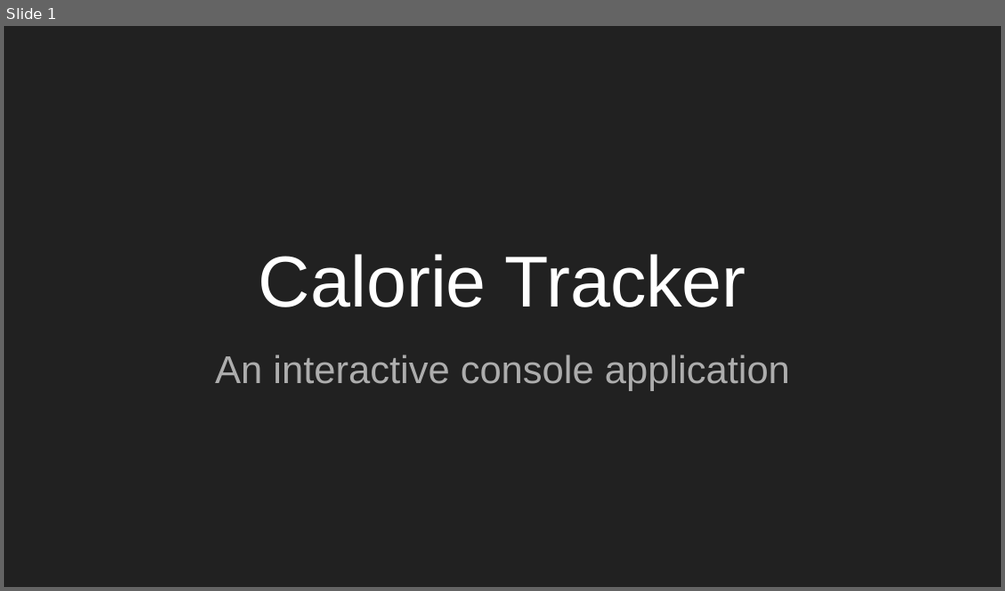
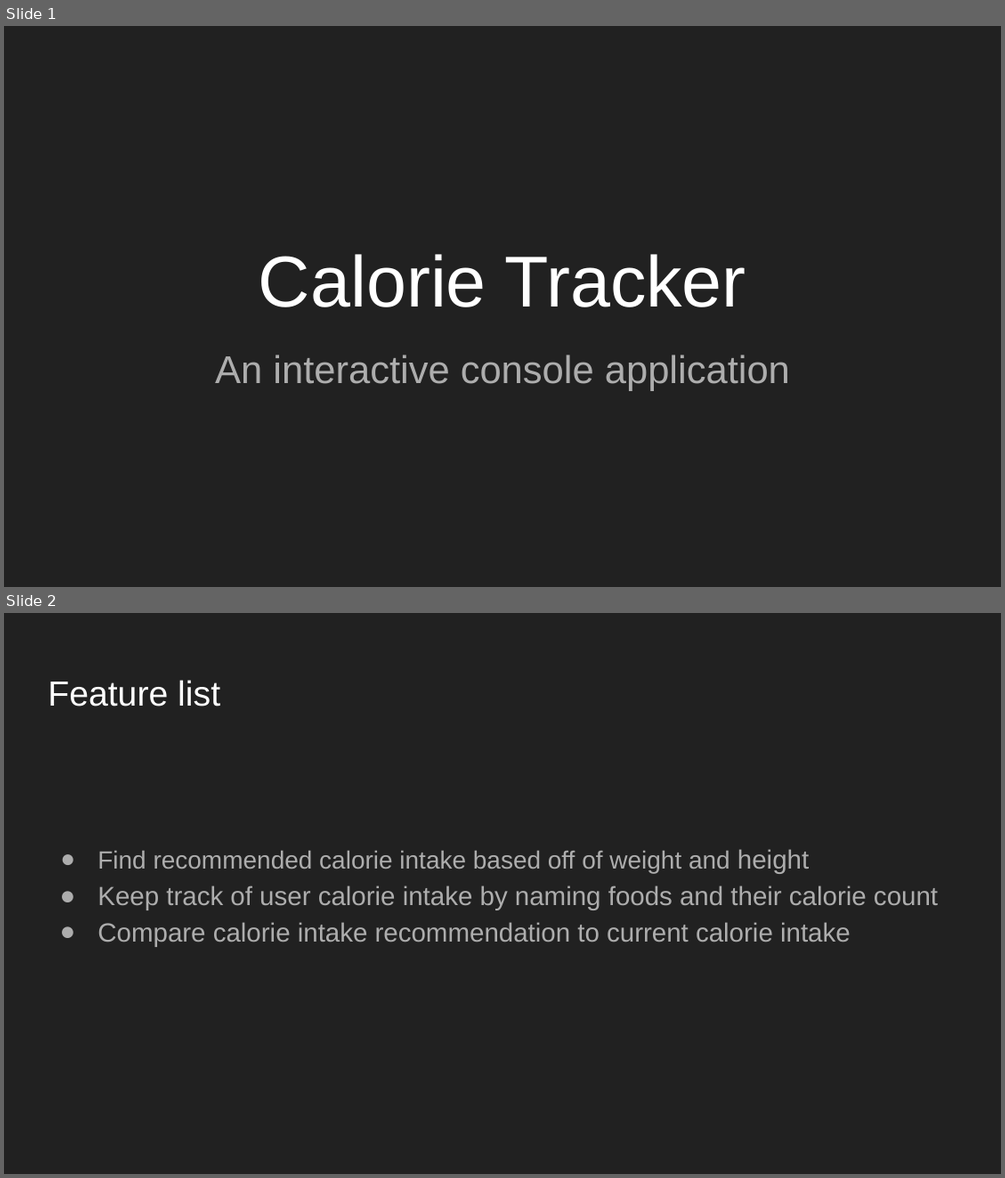
Before and after one commit to KylashSri/srikylashSrishanmuganathan_T1A3, a slide deck: ppt/Calorie Tracker Presentation.pptx. Shown one above the other, each under a label of ours: slide 1 before the commit, slides 1 and 2 after it. The pictures are 1005x591 and 1005x1178 pixels, drawn with LibreOffice and Linux fonts; fonts in the diff are those of the drawing. Boxes give left, top, right and bottom in pixels: in the first picture for what was removed or moved away, otherwise in the second. Text is boxed around its words. In the diff, an @@ line names an element or a change of style, - is before the commit and + after.

```diff
--- a/ppt/Calorie Tracker Presentation.pptx
+++ b/ppt/Calorie Tracker Presentation.pptx
@@ slide 2 added at (4, 613, 1001, 1174), background #212121 @@
@@ title added at (48, 680, 220, 706), 25.2 pt, text #FFFFFF @@
+Feature list
@@ text added at (97, 849, 938, 947), 19 pt, text #ADADAD @@
+● Find recommended calorie intake based off of weight and height
+● Keep track of user calorie intake by naming foods and their calorie count
+● Compare calorie intake recommendation to current calorie intake
```
Also in this commit, not shown: 7 other slides added, 2 other files.
